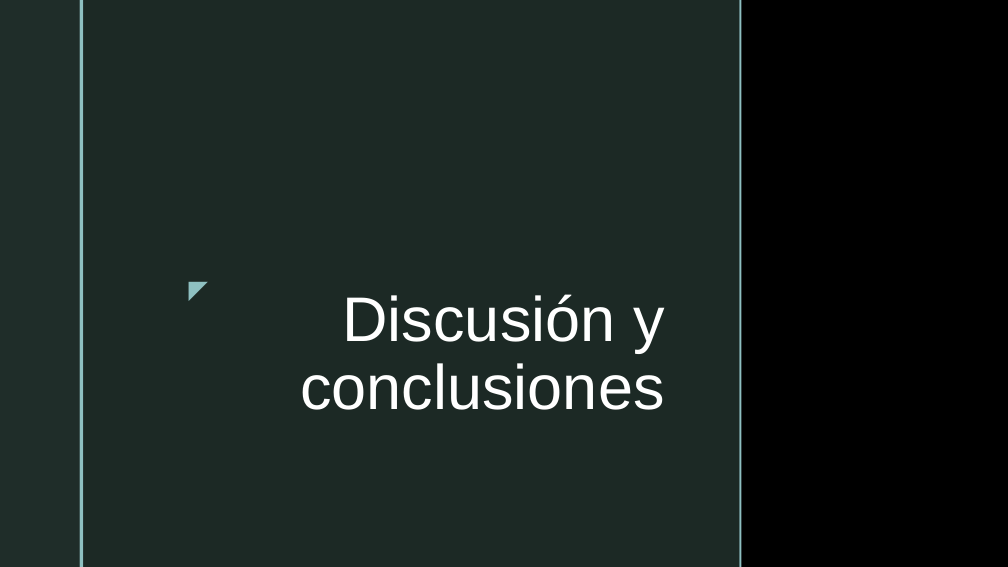
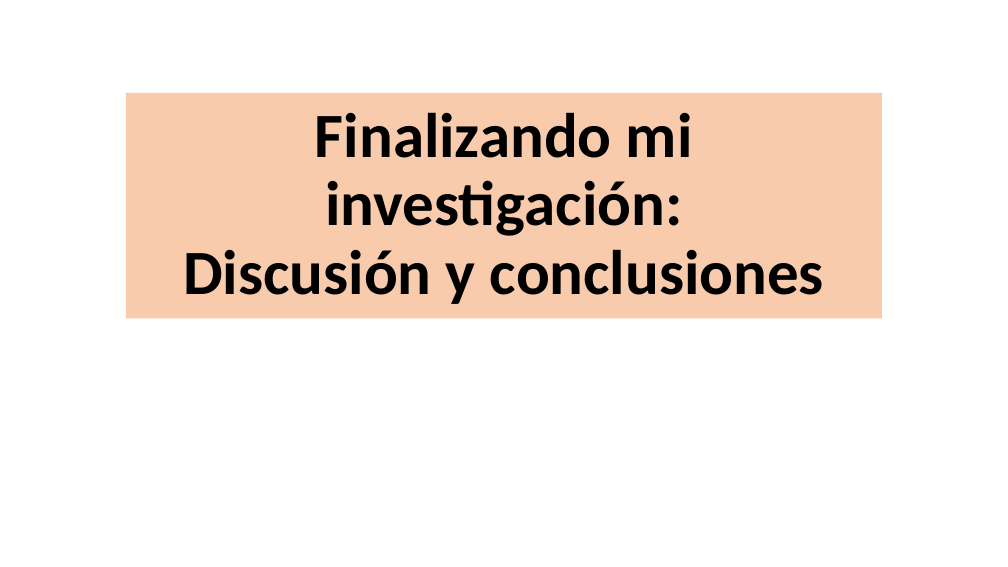
Before and after one commit to Adrifelcha/afchavez-019, a slide deck: slide 1 of JeanPiaget/2019-2020/Cuarentena/Discusión y conclusiones.pptx. Drawn at 1008x567 pixels with LibreOffice and Linux fonts; fonts in the diff are those of the drawing; background and template pictures are left out. Boxes give left, top, right and bottom in pixels: in the first picture for what was removed or moved away, otherwise in the second. Text is boxed around its words. In the diff, an @@ line names an element or a change of style, - is before the commit and + after.

```diff
--- a/JeanPiaget/2019-2020/Cuarentena/Discusión y conclusiones.pptx
+++ b/JeanPiaget/2019-2020/Cuarentena/Discusión y conclusiones.pptx
@@ background picture (left out) to #FFFFFF @@
@@ rectangle removed at (x1=0, y1=0, x2=79, y2=567) @@
@@ rectangle removed at (x1=79, y1=0, x2=83, y2=567) @@
@@ rectangle removed at (x1=83, y1=0, x2=740, y2=567) @@
@@ rectangle removed at (x1=740, y1=0, x2=742, y2=567) @@
@@ title "Finalizando mi investigación: Discusión y ..." resized from (x1=300, y1=294, x2=665, y2=410) to (x1=126, y1=93, x2=882, y2=318) @@
@@ title "Finalizando mi investigación: Discusión y ..." at (x1=126, y1=93, x2=882, y2=318): vertical alignment top to middle; fill none to #F8CBAD @@
@@ title at (x1=183, y1=112, x2=824, y2=304): text changed; font Arial to Calibri; text colour #FFFFFF to #000000; bold on @@
-Discusión y conclusiones
+Finalizando mi investigación:
+Discusión y conclusiones
@@ text removed at (x1=181, y1=270, x2=216, y2=308) @@
-◤
```
Also in this commit, not shown: 2 other slides changed, 3 slides added, 3 slides removed, 26 other files.
